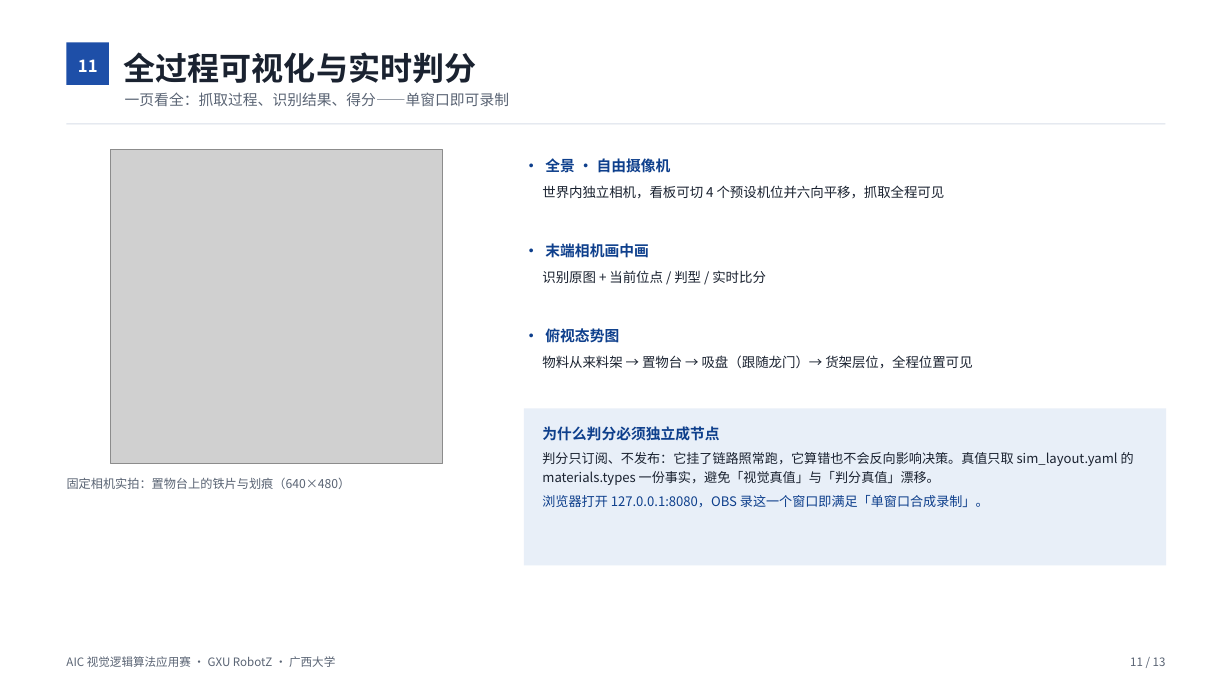
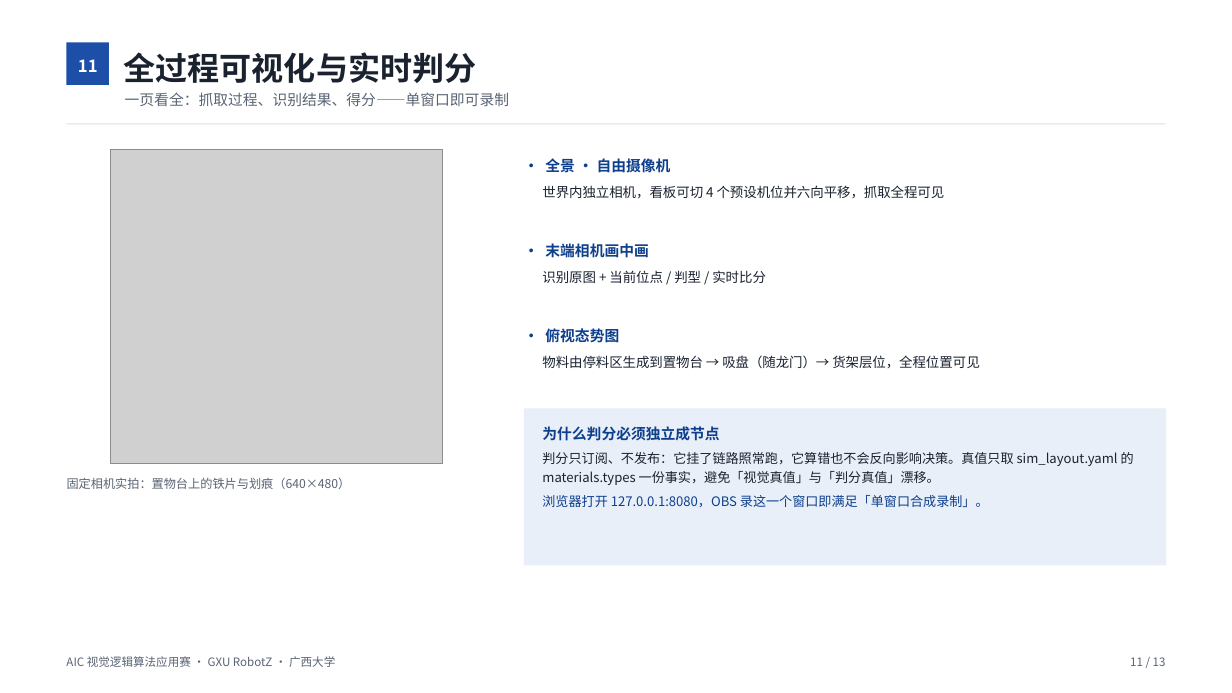
Before and after one commit to NileuyGneHz/AIC_cv-dev, a slide deck: slide 11 of docs/competition/AIC视觉分拣技术文档/AIC视觉分拣技术文档.pptx. Drawn at 1232x693 pixels with LibreOffice and Linux fonts; fonts in the diff are those of the drawing; grey boxes stand for pictures. Boxes give left, top, right and bottom in pixels: in the first picture for what was removed or moved away, otherwise in the second. Text is boxed around its words. In the diff, an @@ line names an element or a change of style, - is before the commit and + after.

Commit message:
docs(competition): 场景图改 M5 双联（俯视+侧视），PPT 文案去掉来料架口径
gen_scene_map.py 重写：不再画已删除的来料架 3x4，改为双联图 ——\n俯视（导轨沿 X / 横梁沿 Y 指向货架 / 行程框）+ 侧视（三层立面、\n横梁 z=0.545 在相机 0.366 之上、吸盘停靠位与放置位）；\n行程/层高/置物台坐标全部从 sim_layout.yaml 与 model.sdf 读取。\n\nPPT 第 4/5/11 页：三轴行程表改 x±0.45 / y−0.24…+0.36 / z−0.20…+0.03，\n「上料位」改「生成物料（底板下停料区）」，货架说明改垂直立面 +\n「前出→平推→落座」，全文不再出现「来料架」；pptx/pdf 重建并目检。

```diff
--- a/docs/competition/AIC视觉分拣技术文档/AIC视觉分拣技术文档.pptx
+++ b/docs/competition/AIC视觉分拣技术文档/AIC视觉分拣技术文档.pptx
@@ text at bbox=[542, 355, 980, 368]: text changed @@
-物料从来料架 → 置物台 → 吸盘（跟随龙门）→ 货架层位，全程位置可见
+物料由停料区生成到置物台 → 吸盘（随龙门）→ 货架层位，全程位置可见
```
Also in this commit, not shown: 3 other slides changed, 5 other files.
